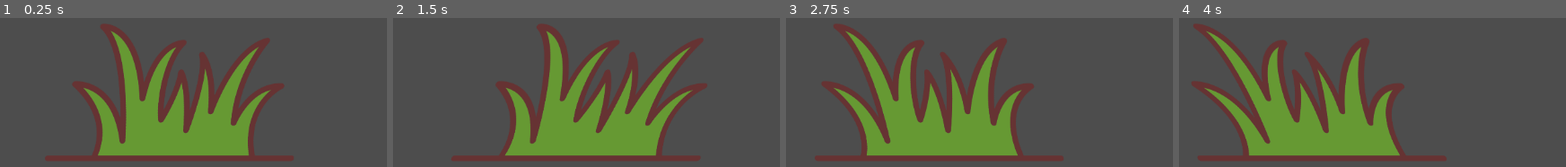
Above: before the commit, frames 1-4 (left to right).
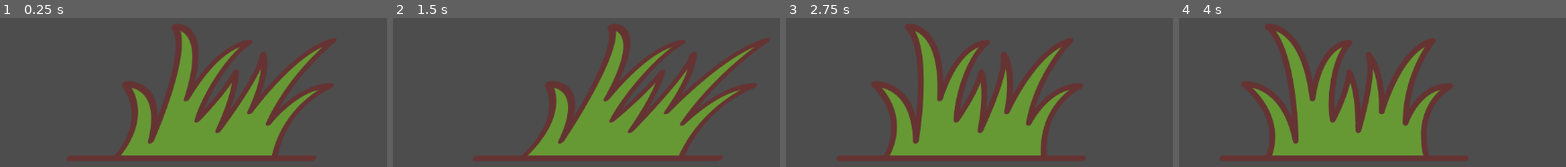
Above: after the commit, the same moments.

Repository: SytonK/shaders
Game: Godot game, scene res://src/vertex shader/shader/vertex_shader_2d.tscn
Same seed, same stepped clock (60 frames per second), same inputs: the game is played once before the commit and once after it. The project has no main scene, so this scene is started directly.
Inputs:
- Up to frame 1 (0.25 s): no input
- Up to frame 2 (1.5 s): no input
- Up to frame 3 (2.75 s): no input
- Up to frame 4 (4 s): no input

The runs differ from the first frame. In frame 1, 25% of the frame differs, in the area x 11-87%, y 4-96%; in frame 2, 25%; in frame 3, 25%; in frame 4, 25%, in the area x 3-75%, y 4-96%.

Commit message:
more shader stuff

Diff:
--- a/src/vertex shader/shader/grass_shader.gdshader
+++ b/src/vertex shader/shader/grass_shader.gdshader
@@ -2,6 +2,6 @@
 
 void vertex() {
 	if (VERTEX.y < 0.0) {
-		VERTEX += vec2(sin(TIME * 1.3) * 300.0, 0);
+		VERTEX.x += (sin(TIME * 1.3) + 1.0) * 300.0;
 	}
 }
--- a/src/vertex shader/visual shader/grass_shader.tres
+++ b/src/vertex shader/visual shader/grass_shader.tres
@@ -94,7 +94,7 @@
 
 }
 "
-graph_offset = Vector2(-576.312, 7.52022)
+graph_offset = Vector2(-141.449, 59.8726)
 mode = 1
 flags/light_only = false
 nodes/vertex/0/position = Vector2(400, 140)
Binary file added: assets/squer in squer.png
Not shown, added: assets/squer in squer.png.import
